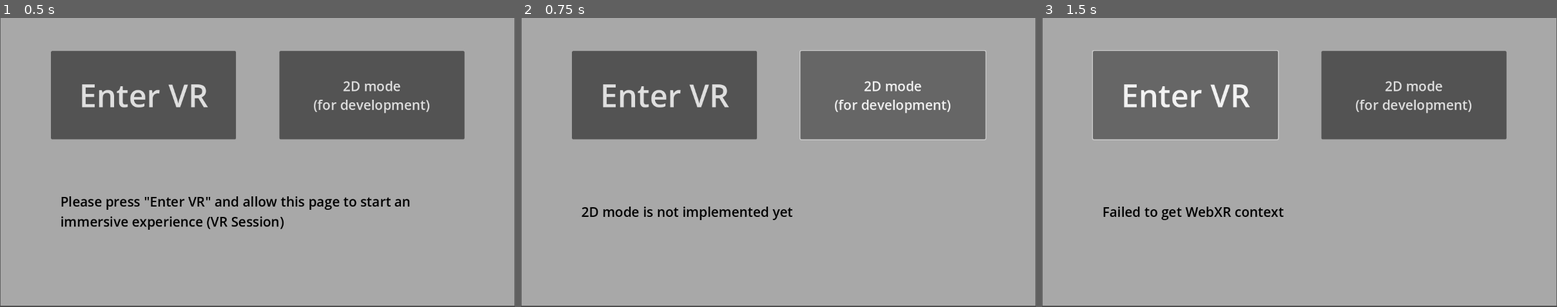
Above: before the commit, frames 1-3 (left to right).
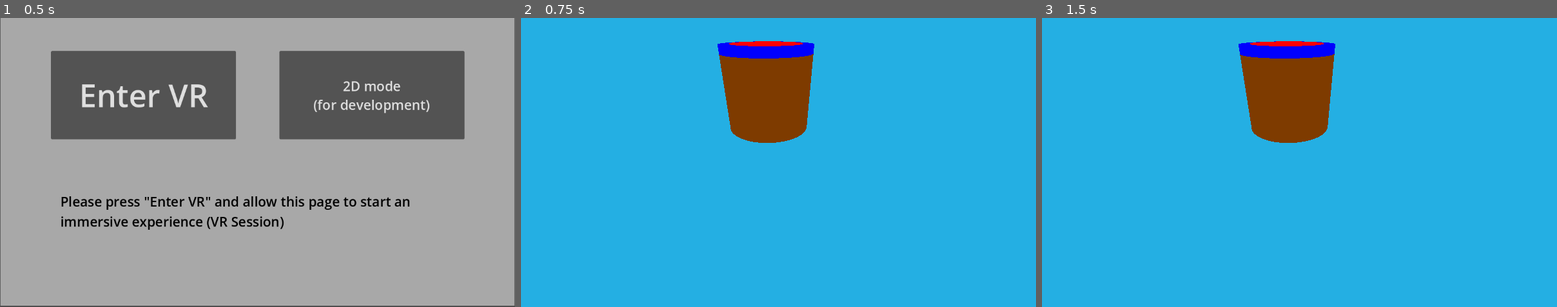
Above: after the commit, the same moments.

Repository: six-two/first-vr-test
Game: Godot game, scene res://menu/main_menu.tscn
Two runs of this game, one before a commit and one after it. Both use one fixed random seed, a clock stepped at 60 frames per second and the inputs below.
Inputs (mouse positions are in pixels of both pictures, inside the frame that each line leads up to):
- Up to frame 1 (0.5 s): no input
- Up to frame 2 (0.75 s): click "2D mode (for development)" at 0.5 s
- Up to frame 3 (1.5 s): click (1186, 96) at 1.25 s, where only the run before the commit has a clickable "Enter VR"

Frame 1 is identical in both runs. In frame 2, 100% of the frame differs, in the area x 0-100%, y 0-100%; in frame 3, 100%.

Commit message:
Added test MP3. Added key bindings for 2D test mode

Diff:
--- a/menu/main_menu.gd
+++ b/menu/main_menu.gd
@@ -28,7 +28,12 @@
 
 
 func _on_button_flat_pressed() -> void:
-	$ErrorText.text = "2D mode is not implemented yet"
+	self.visible = false
+
+	if not has_node("TaikoVR"):
+		var new_scene = load("res://taiko_vr/taiko_xr_main.tscn").instantiate()
+		new_scene.name = "TaikoVR"
+		add_child(new_scene)
 
 func _on_button_vr_pressed() -> void:
 	if webxr_interface:
--- a/taiko_vr/drumb_events.gd
+++ b/taiko_vr/drumb_events.gd
@@ -7,6 +7,11 @@
 # We need to store this to prevent an object moving from the edge to the center to trigger both edge and center events. To triger a new event, you need to fully leave the drumb first
 var already_processed = []
 
+# For triggering drumb events with keyboard shortcuts
+var left_controller_body = null;
+var right_controller_body = null;
+
+
 func _ready():
 	# Connect signals to methods
 	$Edge/Area3D.connect("area_entered", self._on_area_edge_body_entered)
@@ -14,6 +19,42 @@
 
 	$Center/Area3D.connect("area_entered", self._on_area_center_body_entered)
 	$Center/Area3D.connect("area_exited", self._on_area_body_exited)
+
+
+func _input(event):
+	if event is InputEventKey:
+		if not left_controller_body:
+			var controllers = get_tree().get_nodes_in_group("Controller")
+			for controller in controllers:
+				if controller.name == "LeftControllerArea":
+					left_controller_body = controller
+					print("Left: ", left_controller_body)
+				if controller.name == "RightControllerArea":
+					right_controller_body = controller
+					print("Right: ", controller)
+
+		if event.pressed:
+			match event.keycode:
+				KEY_A:
+					drumb_edge_hit.emit(left_controller_body)
+					print("edge")
+				KEY_S:
+					drumb_center_hit.emit(left_controller_body)
+				KEY_D:
+					drumb_center_hit.emit(right_controller_body)
+				KEY_F:
+					drumb_edge_hit.emit(right_controller_body)
+		else:
+			match event.keycode:
+				KEY_A:
+					drumb_exited.emit(left_controller_body)
+				KEY_S:
+					drumb_exited.emit(left_controller_body)
+				KEY_D:
+					drumb_exited.emit(right_controller_body)
+				KEY_F:
+					drumb_exited.emit(right_controller_body)
+
 
 func _on_area_edge_body_entered(body):
 	if body.is_in_group("Controller"):
--- a/taiko_vr/drumb_listener.gd
+++ b/taiko_vr/drumb_listener.gd
@@ -5,6 +5,7 @@
 var normal_material : Material
 
 func _ready():
+	print("DrumbListener ready")
 	$Drumb/Head.connect("drumb_center_hit", self._on_drumb_center_hit)
 	$Drumb/Head.connect("drumb_edge_hit", self._on_drumb_edge_hit)
 	$Drumb/Head.connect("drumb_exited", self._on_drumb_exited)
--- a/taiko_vr/taiko_xr_main.tscn
+++ b/taiko_vr/taiko_xr_main.tscn
@@ -1,5 +1,6 @@
-[gd_scene load_steps=8 format=3 uid="uid://cgiorurih0iad"]
+[gd_scene load_steps=9 format=3 uid="uid://cgiorurih0iad"]
 
+[ext_resource type="Script" uid="uid://b1llf5v8a3cpv" path="res://taiko_vr/drumb_listener.gd" id="1_e1u4u"]
 [ext_resource type="PackedScene" uid="uid://cp67yib0jrtvg" path="res://vr_controls/controller.tscn" id="2_8n60k"]
 [ext_resource type="Script" uid="uid://bm081j0oah58f" path="res://vr_controls/player_movement.gd" id="2_e1u4u"]
 [ext_resource type="PackedScene" uid="uid://bo6t1gw5eket4" path="res://taiko_vr/drumb.tscn" id="4_d77il"]
@@ -21,6 +22,7 @@
 radius = 0.2
 
 [node name="Root" type="Node3D"]
+script = ExtResource("1_e1u4u")
 
 [node name="Drumb" parent="." instance=ExtResource("4_d77il")]
 transform = Transform3D(1, 0, 0, 0, 0.817879, -0.575391, 0, 0.575391, 0.817879, -0.076572, 0.507955, -1.3665)
--- a/vr_controls/controller.gd
+++ b/vr_controls/controller.gd
@@ -8,7 +8,7 @@
 	# Store the default material of the object to revert back later if needed
 	normal_material = $MeshInstance3D.material_override
 	collision_material = StandardMaterial3D.new()
-	collision_material.albedo_color = Color(1, 0, 0)
+	collision_material.albedo_color = Color(0, 1, 0)
 	collision_material.shading_mode = BaseMaterial3D.SHADING_MODE_UNSHADED
 
 
@@ -21,16 +21,14 @@
 
 	# Ensure that the collision shapes are in the "Collidable" group
 	$Area3D.add_to_group("Controller")
-	print_tree_pretty()
 
 
 func _on_area_body_entered(body):
 	if body.is_in_group("Controller"):
 		# Change the material to a new one (or just change its color)
 		$MeshInstance3D.material_override = collision_material
-		print("Collision detected!")
+		print("Clap")
 
 func _on_area_body_exited(body):
 	if body.is_in_group("Controller"):
 		$MeshInstance3D.material_override = normal_material
-		print("Collision ended!")
--- a/vr_controls/player_movement.gd
+++ b/vr_controls/player_movement.gd
@@ -1,16 +1,16 @@
 extends Node3D
 
-# Speed of movement
 var move_speed := 1
-
-# Reference to the left controller
 @onready var controller = $RightController
 
-#func _physics_process(delta):
-func _process(delta: float) -> void:
+func _ready() -> void:
+	$LeftController/Area3D.name = "LeftControllerArea"
+	$RightController/Area3D.name = "RightControllerArea"
+
+func _physics_process(delta):
+#func _process(delta: float) -> void:
 	# Read joystick axes from left controller (values from -1 to 1)
 	var input_vec = controller.get_vector2("thumbstick")
-	print("Stick position", input_vec)
 
 	if input_vec.length() > 0.1:
 		# Optional: rotate input by camera's orientation so movement matches where you're looking
Not shown, added: music/edm-dance-club-music-259530.mp3.import
Not shown, added: music/LICENSE.md
Not shown, added: music/edm-dance-club-music-259530.mp3
